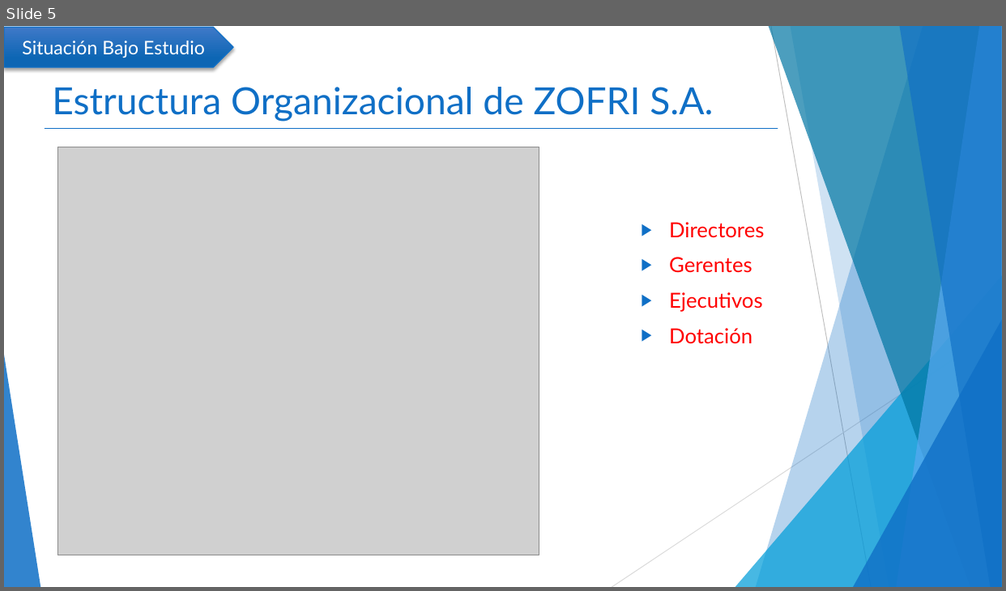
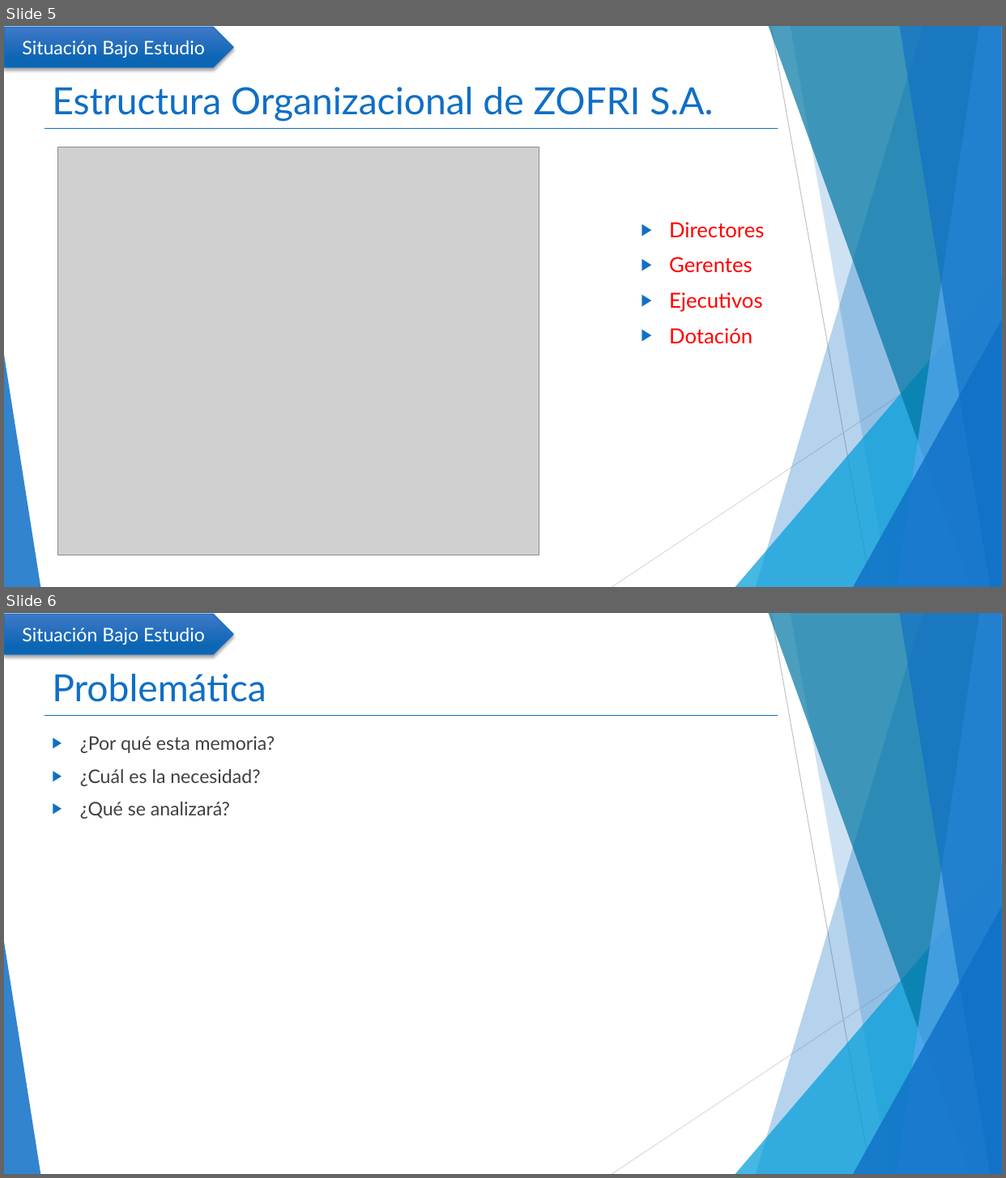
Before and after one commit to mcamara75/tituloUnap, a slide deck: 2018/TT IQQ 2018 Camara y Garay.pptx. Shown one above the other, each under a label of ours: slide 5 before the commit, slides 5 and 6 after it. The pictures are 1006x591 and 1006x1178 pixels, drawn with LibreOffice and Linux fonts; fonts in the diff are those of the drawing; grey boxes stand for pictures. Boxes give left, top, right and bottom in pixels: in the first picture for what was removed or moved away, otherwise in the second. Text is boxed around its words. In the diff, an @@ line names an element or a change of style, - is before the commit and + after.

```diff
--- a/2018/TT IQQ 2018 Camara y Garay.pptx
+++ b/2018/TT IQQ 2018 Camara y Garay.pptx
@@ slide 6 added at (4,613,1002,1174), background #FFFFFF; not listed: 11 template elements that a slide beside it also shows @@
@@ pentagon arrow added at (4,614,233,654), fill gradient #4079C9 to #0E66B5, outline #0F6FC6 1 pt, 18 pt, text #FFFFFF @@
+Situación Bajo Estudio
@@ title added at (52,674,266,702), 36 pt, text #0F6FC6 @@
+Problemática
@@ text added at (80,736,275,819), 18 pt, text #404040 @@
+▶ ¿Por qué esta memoria?
+▶ ¿Cuál es la necesidad?
+▶ ¿Qué se analizará?
```
Also in this commit, not shown: 4 other slides added.
